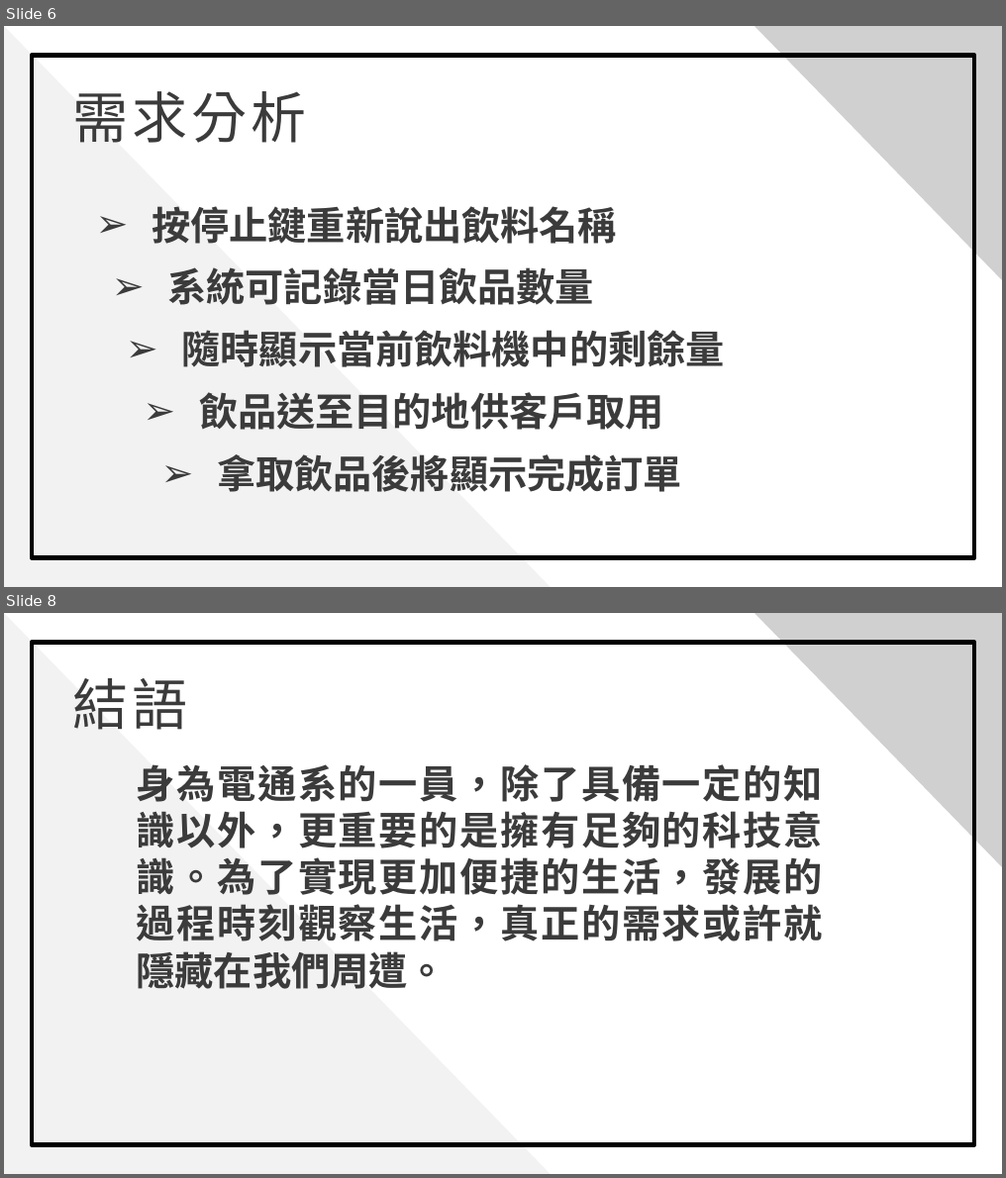
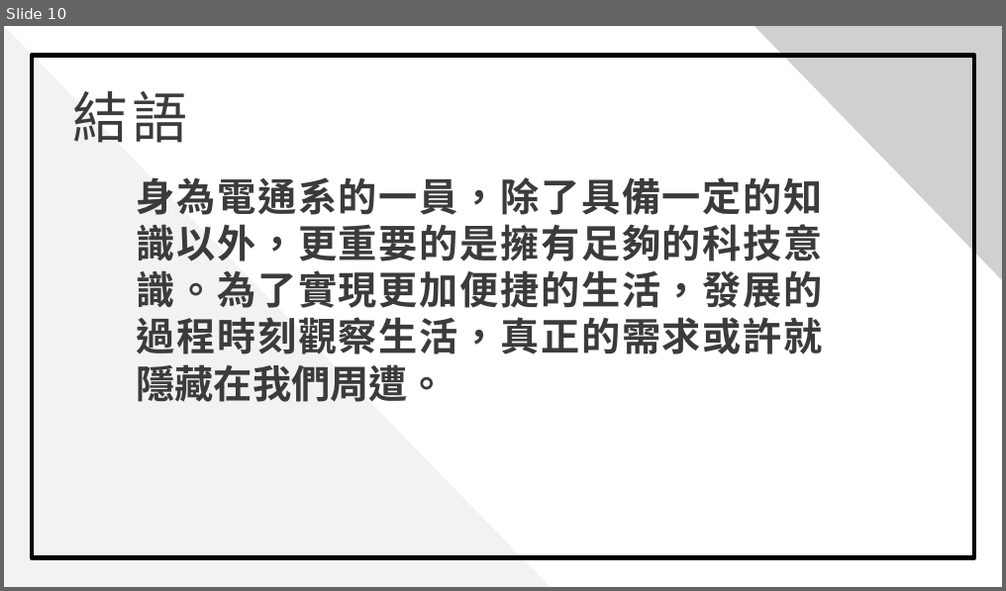
Before and after one commit to 0451030/108_SE_Team8, a slide deck: 軟體工程_期中報告.pptx. Shown one above the other, each under a label of ours: slides 6 and 8 before the commit, slide 10 after it; the slides between them are not shown. The pictures are 1006x1178 and 1006x591 pixels, drawn with LibreOffice and Linux fonts; fonts in the diff are those of the drawing; grey boxes stand for pictures; background and template pictures are left out. Boxes give left, top, right and bottom in pixels: in the first picture for what was removed or moved away, otherwise in the second. Text is boxed around its words. In the diff, an @@ line names an element or a change of style, - is before the commit and + after.

```diff
--- a/軟體工程_期中報告.pptx
+++ b/軟體工程_期中報告.pptx
@@ slide 6 removed at [4, 26, 1002, 587], background picture (left out) @@
@@ rectangle removed at [4, 26, 1002, 586] @@
@@ triangle removed at [4, 26, 549, 586] @@
@@ rectangle removed at [32, 55, 975, 558] @@
@@ picture removed at [754, 26, 1002, 280] @@
@@ text removed at [72, 91, 306, 143] @@
-需求分析
@@ text removed at [152, 206, 617, 244] @@
-➢ 按停止鍵重新說出飲料名稱
@@ text removed at [167, 268, 594, 305] @@
-➢ 系統可記錄當日飲品數量
@@ text removed at [182, 330, 725, 368] @@
-➢ 隨時顯示當前飲料機中的剩餘量
@@ text removed at [199, 392, 664, 430] @@
-➢ 飲品送至目的地供客戶取用
@@ text removed at [217, 455, 682, 492] @@
-➢ 拿取飲品後將顯示完成訂單
@@ what was slide 8 is now slide 10 @@
```
Also in this commit, not shown: 5 slides changed, 4 slides added, 1 other slide removed.
